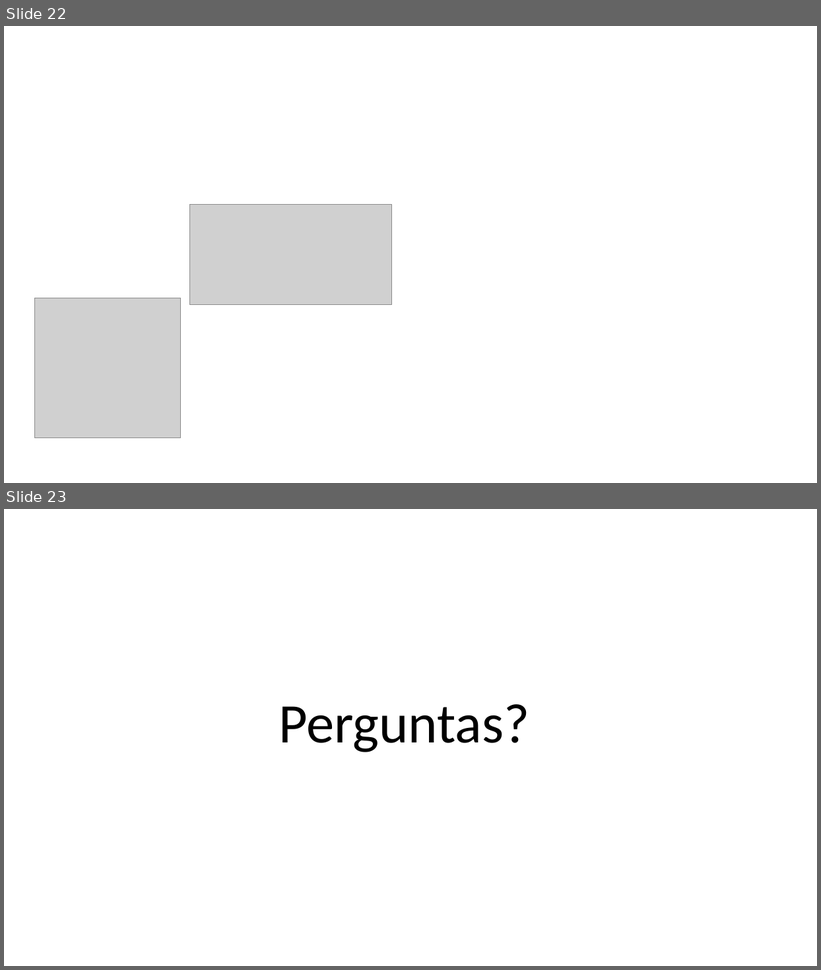
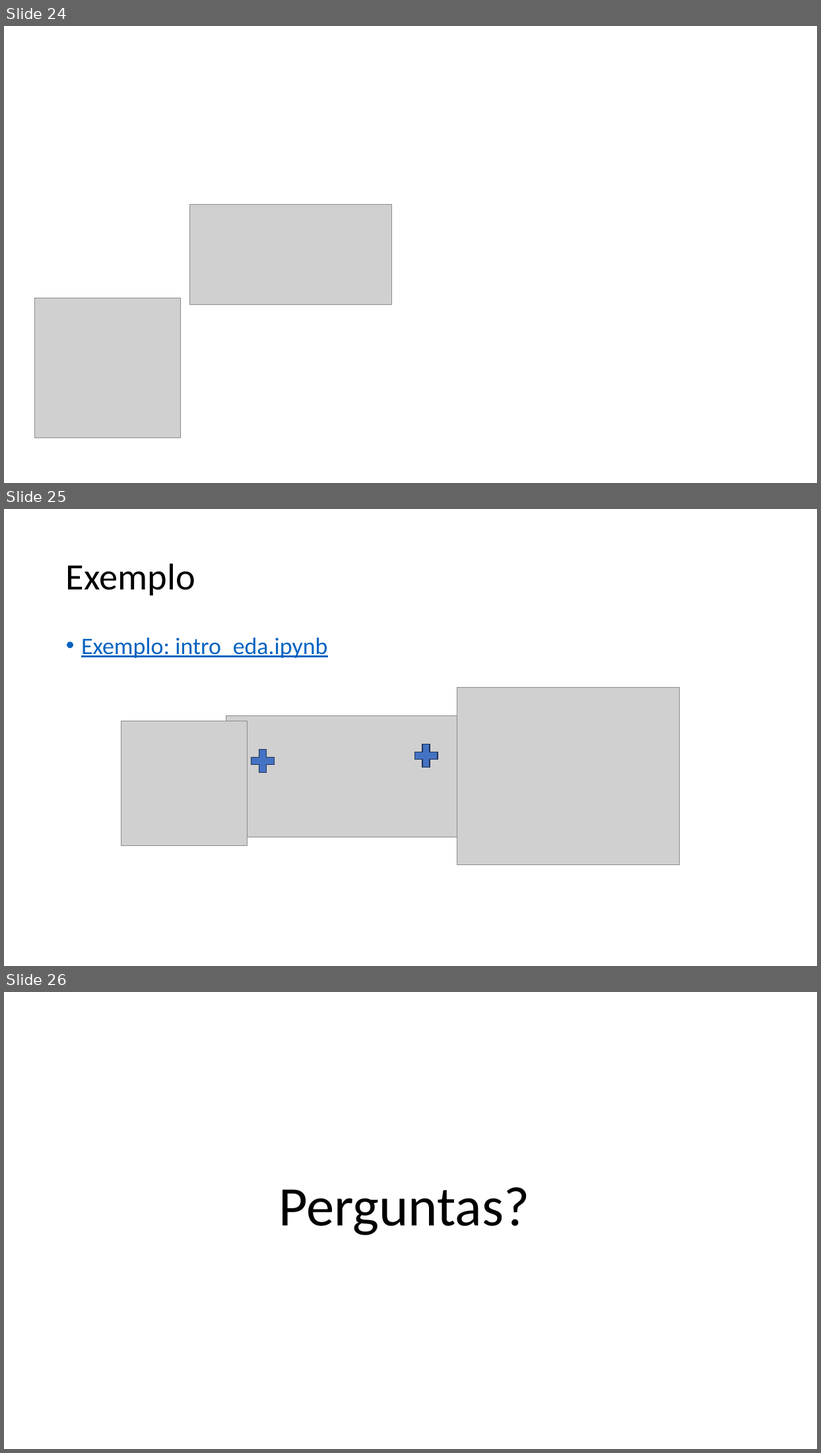
Before and after one commit to zz4fap/c24_inteligencia_artificial, a slide deck: slides/C24_Transformações.pptx. Shown one above the other, each under a label of ours: slides 22 and 23 before the commit, slides 24, 25 and 26 after it. The pictures are 821x970 and 821x1453 pixels, drawn with LibreOffice and Linux fonts; fonts in the diff are those of the drawing; grey boxes stand for pictures. Boxes give left, top, right and bottom in pixels: in the first picture for what was removed or moved away, otherwise in the second. Text is boxed around its words. In the diff, an @@ line names an element or a change of style, - is before the commit and + after.

```diff
--- a/slides/C24_Transformações.pptx
+++ b/slides/C24_Transformações.pptx
@@ slide 25 added at <box>4,509,817,966</box>, background #FFFFFF @@
@@ title added at <box>66,563,195,595</box>, 44 pt, text #000000 @@
+Exemplo
@@ text added at <box>81,638,327,658</box>, 28 pt, text #0563C1, underline @@
+• Exemplo: intro_eda.ipynb
@@ group added at <box>121,688,679,865</box>: 3 pictures, 2 plus signs @@
@@ what was slide 22 is now slide 24 @@
@@ what was slide 23 is now slide 26 @@
```
Also in this commit, not shown: 2 slides changed, 2 other slides added.
